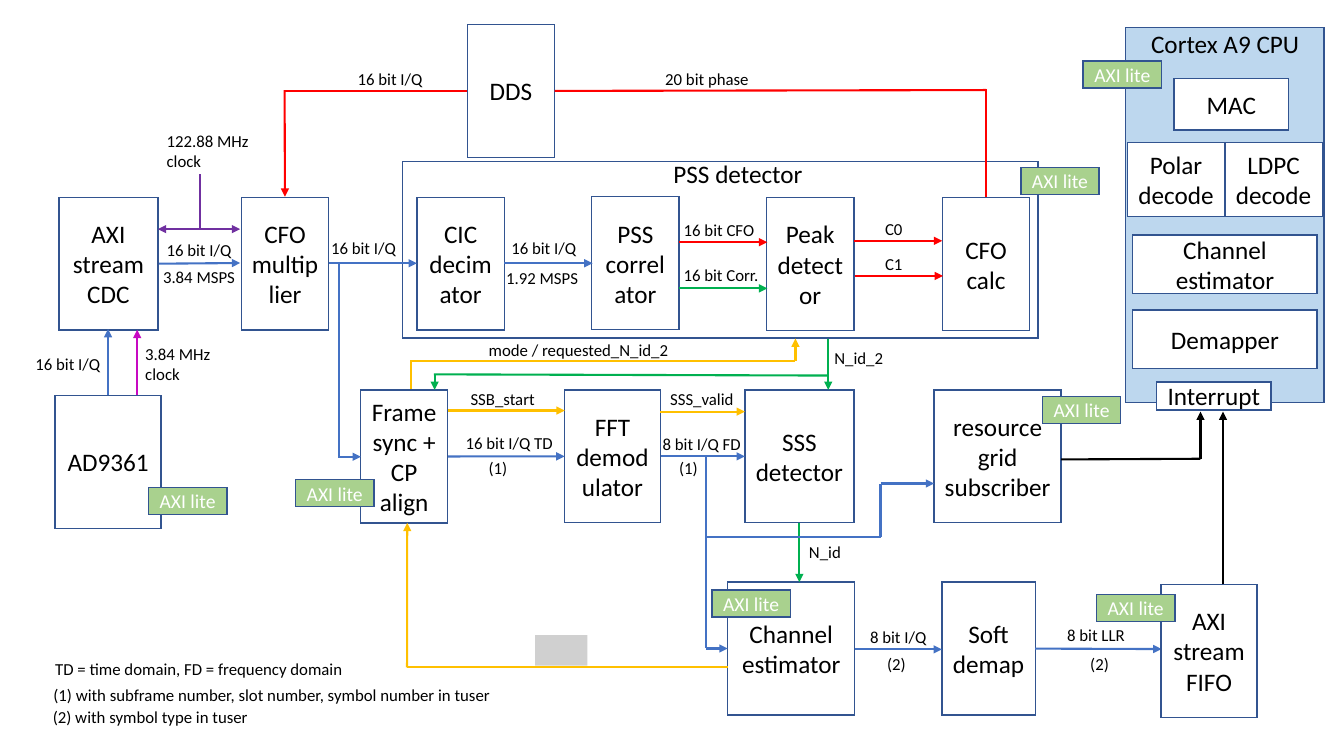
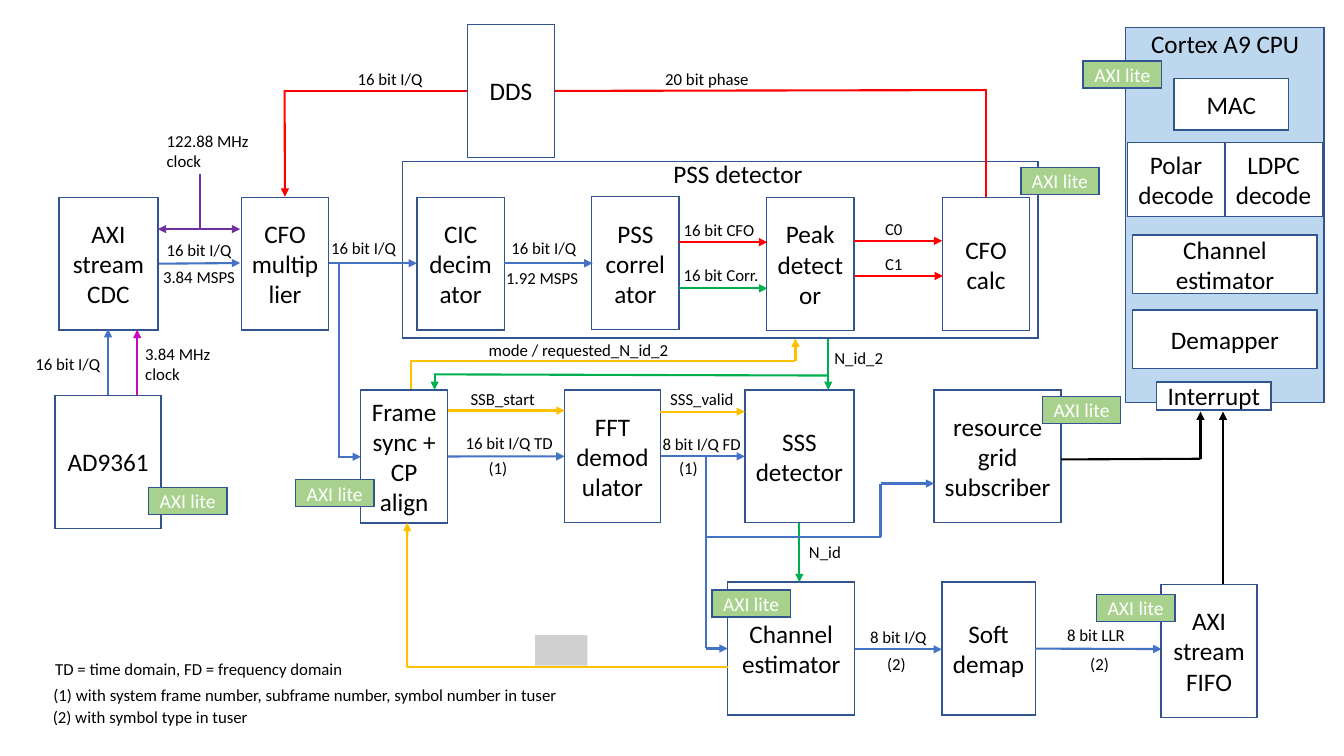
Before and after one commit to catkira/open5G_phy, a slide deck: slide 1 of doc/overview.pptx. Drawn at 1344x756 pixels with LibreOffice and Linux fonts; fonts in the diff are those of the drawing; grey boxes stand for pictures. Boxes give left, top, right and bottom in pixels: in the first picture for what was removed or moved away, otherwise in the second. Text is boxed around its words. In the diff, an @@ line names an element or a change of style, - is before the commit and + after.

```diff
--- a/doc/overview.pptx
+++ b/doc/overview.pptx
@@ text at [53,689,556,704]: text changed @@
-(1) with subframe number, slot number, symbol number in tuser
+(1) with system frame number, subframe number, symbol number in tuser
```
Also in this commit, not shown: 1 other file.
